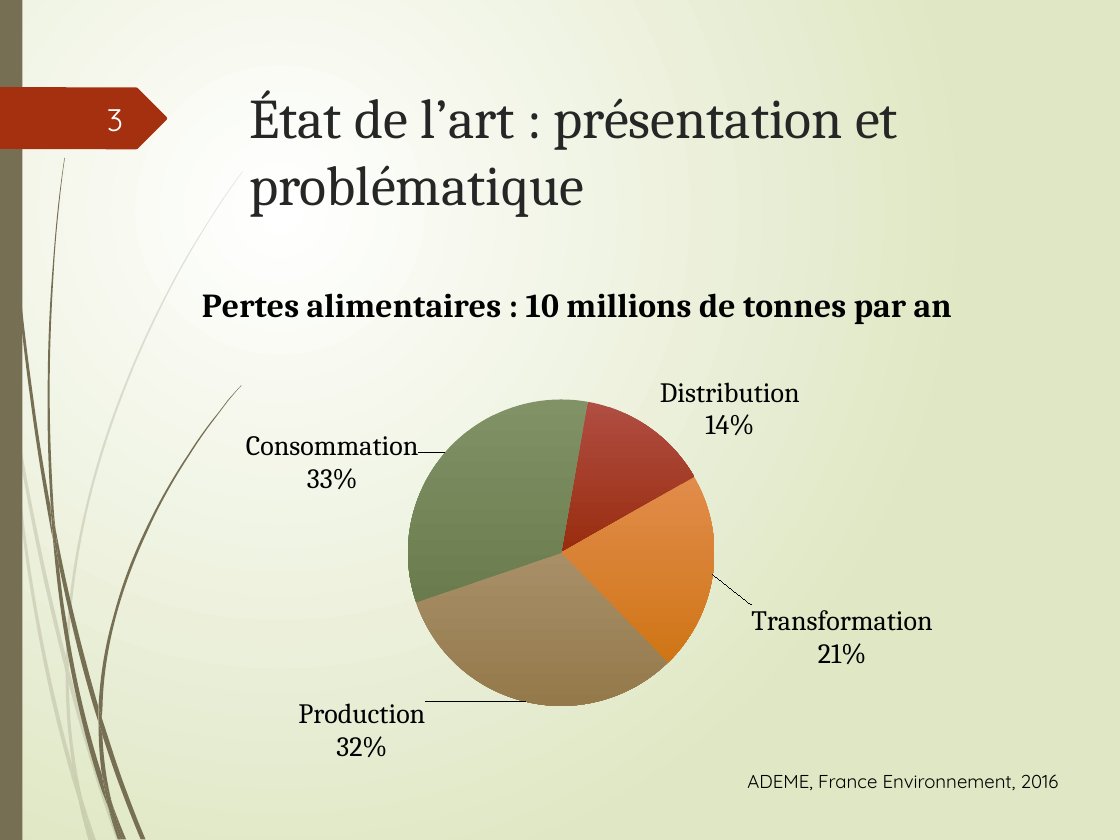
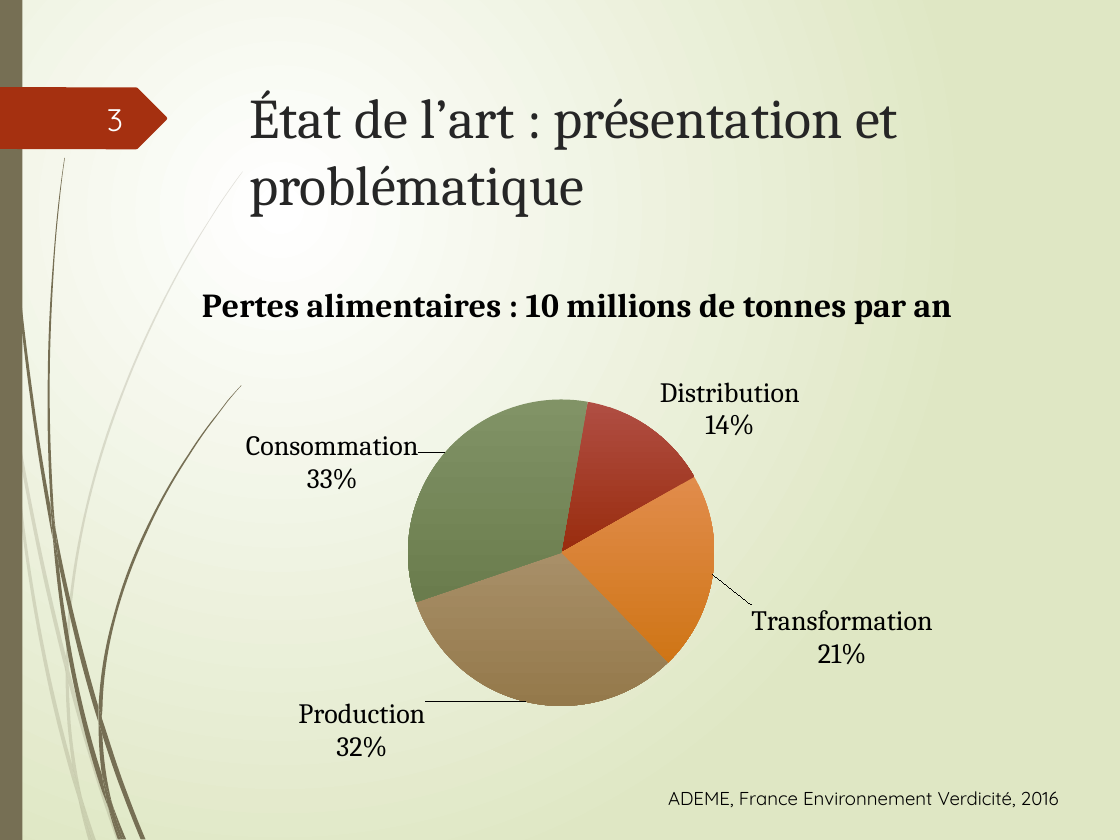
Before and after one commit to AurelieDemure/Opti-Fruits, a slide deck: slide 3 of Diapo-22-10-2022.pptx. Drawn at 1120x840 pixels with LibreOffice and Linux fonts; fonts in the diff are those of the drawing. Boxes give left, top, right and bottom in pixels: in the first picture for what was removed or moved away, otherwise in the second. Text is boxed around its words. In the diff, an @@ line names an element or a change of style, - is before the commit and + after.

```diff
--- a/Diapo-22-10-2022.pptx
+++ b/Diapo-22-10-2022.pptx
@@ text at box(668, 791, 1059, 807): text changed @@
-ADEME, France Environnement, 2016
+ADEME, France Environnement Verdicité, 2016
```
Also in this commit, not shown: 2 other slides changed.
